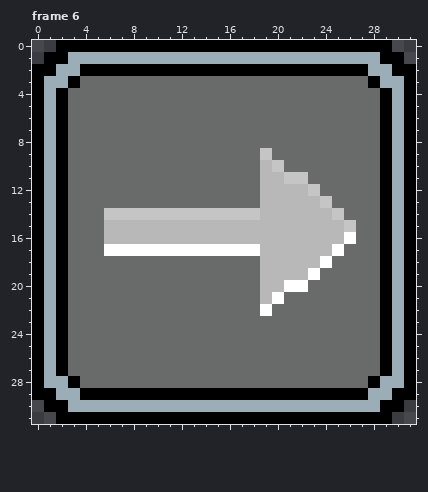
Two states of a pixel-art file, ressources/Arrow.aseprite. Above is the file before it was changed.
32x32 pixels, 6 frames. Shown: frame 6. The commit also changed other frames, which this record leaves out.
And afterwards:
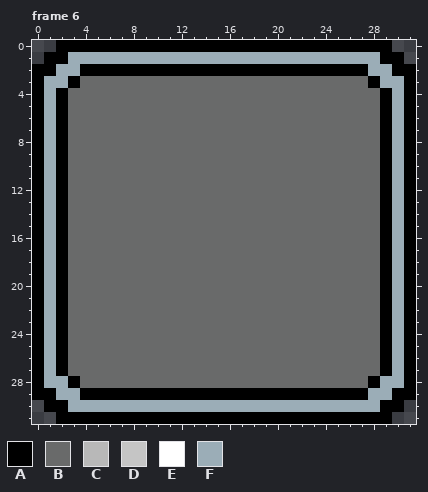
Palette (. is transparent): A #000000  B #696a6a  C #b8b8b8  D #c5c5c5  E #ffffff  F #9badb7
Changes in this commit:
layer "Layer 1" now hidden
--- frame 6
@@ x 0..31 @@
  8 AFABBBBBBBBBBBBBBBBBBBBBBBBBBAFA
- 9 AFABBBBBBBBBBBBBBBBDBBBBBBBBBAFA
-10 AFABBBBBBBBBBBBBBBBCDBBBBBBBBAFA
-11 AFABBBBBBBBBBBBBBBBCCDDBBBBBBAFA
-12 AFABBBBBBBBBBBBBBBBCCCCDBBBBBAFA
-13 AFABBBBBBBBBBBBBBBBCCCCCDBBBBAFA
-14 AFABBBDDDDDDDDDDDDDCCCCCCDBBBAFA
-15 AFABBBCCCCCCCCCCCCCCCCCCCCDBBAFA
-16 AFABBBCCCCCCCCCCCCCCCCCCCCEBBAFA
-17 AFABBBEEEEEEEEEEEEECCCCCCEBBBAFA
-18 AFABBBBBBBBBBBBBBBBCCCCCEBBBBAFA
-19 AFABBBBBBBBBBBBBBBBCCCCEBBBBBAFA
-20 AFABBBBBBBBBBBBBBBBCCEEBBBBBBAFA
-21 AFABBBBBBBBBBBBBBBBCEBBBBBBBBAFA
-22 AFABBBBBBBBBBBBBBBBEBBBBBBBBBAFA
+ 9 AFABBBBBBBBBBBBBBBBBBBBBBBBBBAFA
+10 AFABBBBBBBBBBBBBBBBBBBBBBBBBBAFA
+11 AFABBBBBBBBBBBBBBBBBBBBBBBBBBAFA
+12 AFABBBBBBBBBBBBBBBBBBBBBBBBBBAFA
+13 AFABBBBBBBBBBBBBBBBBBBBBBBBBBAFA
+14 AFABBBBBBBBBBBBBBBBBBBBBBBBBBAFA
+15 AFABBBBBBBBBBBBBBBBBBBBBBBBBBAFA
+16 AFABBBBBBBBBBBBBBBBBBBBBBBBBBAFA
+17 AFABBBBBBBBBBBBBBBBBBBBBBBBBBAFA
+18 AFABBBBBBBBBBBBBBBBBBBBBBBBBBAFA
+19 AFABBBBBBBBBBBBBBBBBBBBBBBBBBAFA
+20 AFABBBBBBBBBBBBBBBBBBBBBBBBBBAFA
+21 AFABBBBBBBBBBBBBBBBBBBBBBBBBBAFA
+22 AFABBBBBBBBBBBBBBBBBBBBBBBBBBAFA
 23 AFABBBBBBBBBBBBBBBBBBBBBBBBBBAFA
Pixel boxes of the changes (left, top, right, bottom) in both pictures:
changed: (104, 148, 356, 316)
